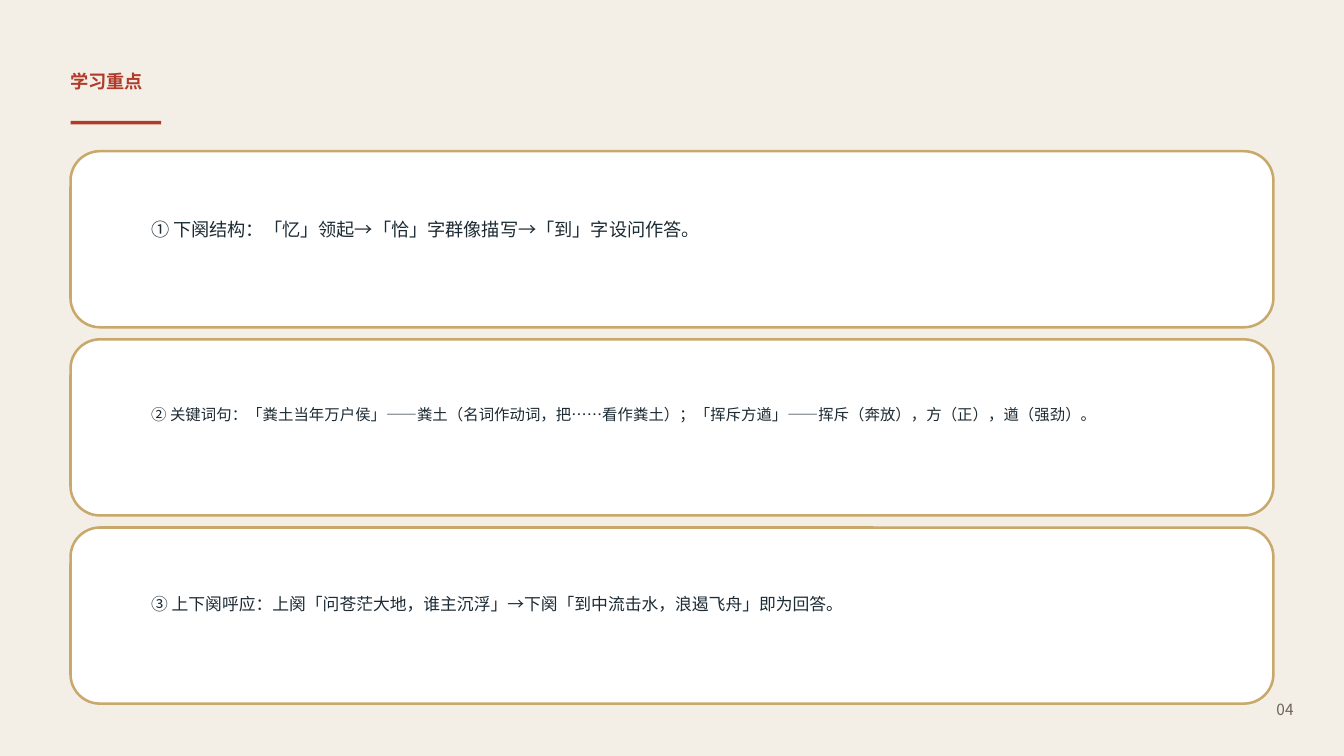
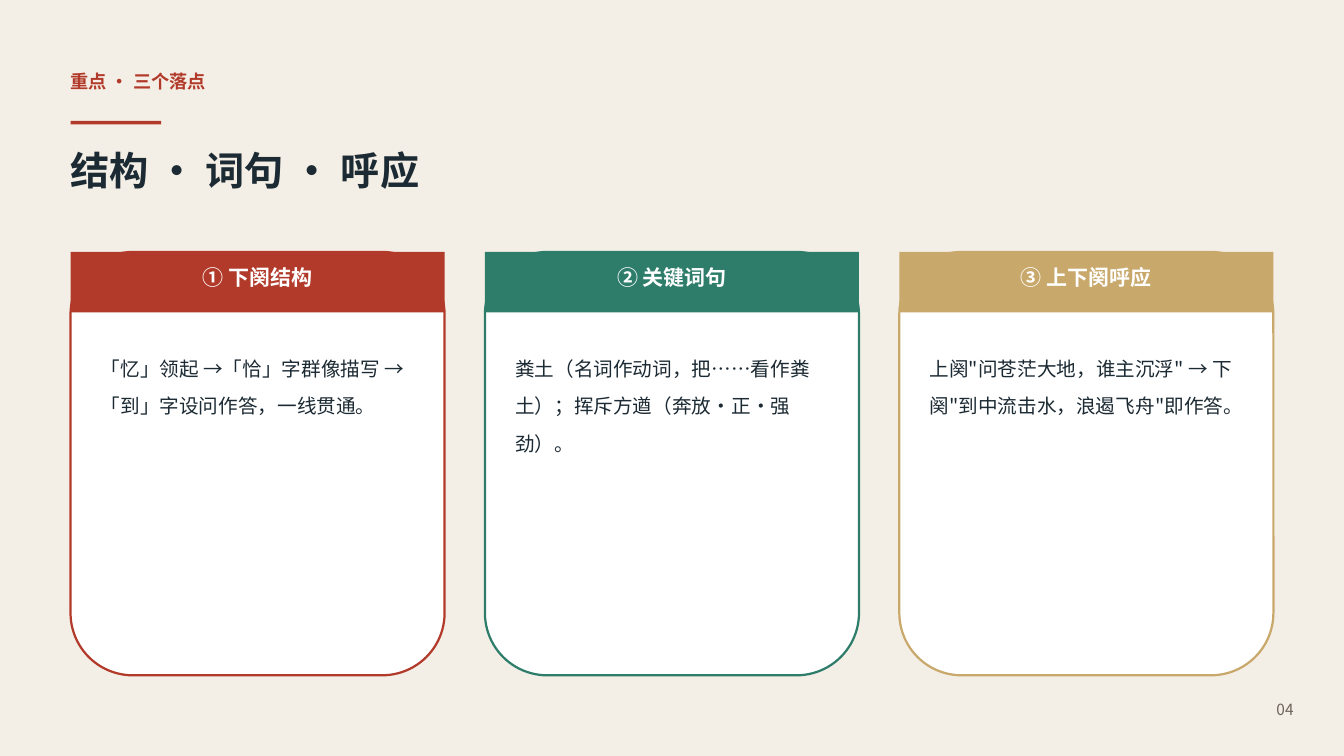
Before and after one commit to katarakinkim-arch/english-lesson-miniprogram, a slide deck: slide 4 of preview_v7/cn/l-cn-bs-u1-2.pptx. Drawn at 1344x756 pixels with LibreOffice and Linux fonts; fonts in the diff are those of the drawing. Boxes give left, top, right and bottom in pixels: in the first picture for what was removed or moved away, otherwise in the second. Text is boxed around its words. In the diff, an @@ line names an element or a change of style, - is before the commit and + after.

```diff
--- a/preview_v7/cn/l-cn-bs-u1-2.pptx
+++ b/preview_v7/cn/l-cn-bs-u1-2.pptx
@@ text at <box>71,72,206,90</box>: text changed @@
-学习重点
+重点 · 三个落点
@@ rounded rectangle removed at <box>71,151,1273,328</box> @@
@@ text added at <box>71,151,419,189</box>, 28 pt, text #1C2A33, bold @@
+结构 · 词句 · 呼应
@@ rounded rectangle added at <box>71,252,445,676</box>, fill #FFFFFF, outline #B23A2A 1.6 pt @@
@@ rectangle added at <box>71,252,445,313</box>, fill #B23A2A @@
@@ text added at <box>203,267,312,287</box>, 15 pt, text #FFFFFF, bold @@
+① 下阕结构
@@ rounded rectangle added at <box>485,252,859,676</box>, fill #FFFFFF, outline #2E7D6B 1.6 pt @@
@@ rectangle added at <box>485,252,859,313</box>, fill #2E7D6B @@
@@ text added at <box>617,267,727,287</box>, 15 pt, text #FFFFFF, bold @@
+② 关键词句
@@ rounded rectangle added at <box>899,252,1273,676</box>, fill #FFFFFF, outline #C8A86B 1.6 pt @@
@@ rectangle added at <box>899,252,1273,313</box>, fill #C8A86B @@
@@ text added at <box>1021,267,1152,287</box>, 15 pt, text #FFFFFF, bold @@
+③ 上下阕呼应
@@ rounded rectangle removed at <box>71,340,1273,516</box> @@
@@ text at <box>101,359,380,415</box>: text changed; size 13 to 14 pt @@
-① 下阕结构：「忆」领起→「恰」字群像描写→「到」字设问作答。
+「忆」领起 →「恰」字群像描写 →「到」字设问作答，一线贯通。
@@ text at <box>515,359,810,453</box>: text changed; size 11 to 14 pt @@
-② 关键词句：「粪土当年万户侯」——粪土（名词作动词，把……看作粪土）；「挥斥方遒」——挥斥（奔放），方（正），遒（强劲）。
+粪土（名词作动词，把……看作粪土）；挥斥方遒（奔放·正·强劲）。
@@ text at <box>930,359,1243,415</box>: text changed; size 12 to 14 pt @@
-③ 上下阕呼应：上阕「问苍茫大地，谁主沉浮」→下阕「到中流击水，浪遏飞舟」即为回答。
+上阕"问苍茫大地，谁主沉浮" → 下阕"到中流击水，浪遏飞舟"即作答。
@@ rounded rectangle removed at <box>71,527,1273,704</box> @@
```
Also in this commit, not shown: 5 other slides changed, 3 slides added, 3 slides removed, 9 other files.
